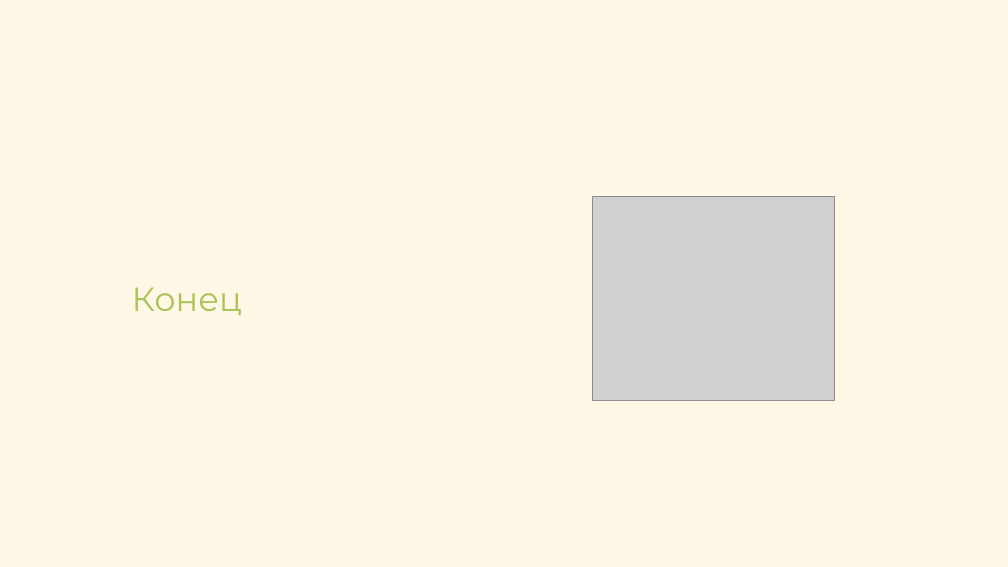
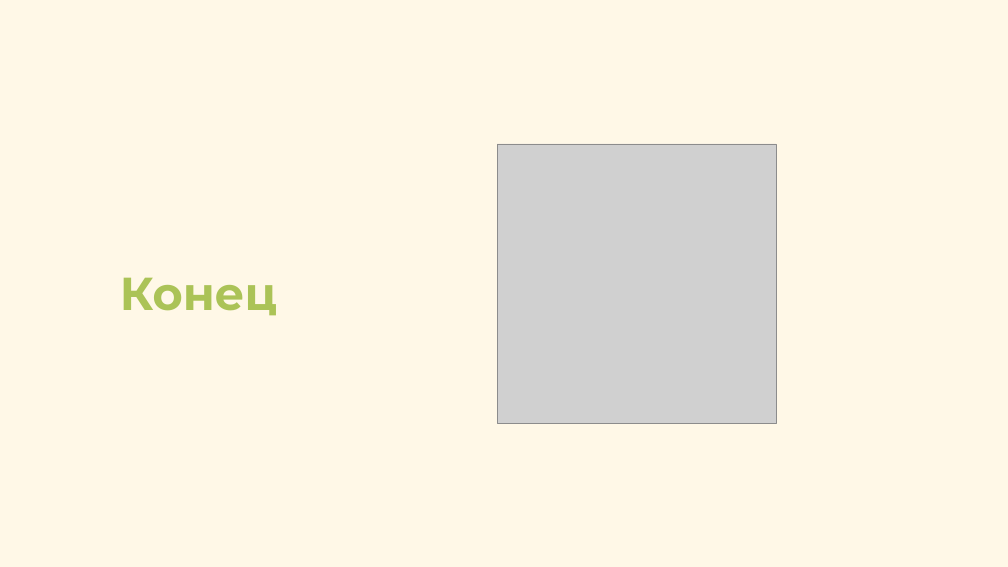
Before and after one commit to AndreiDuvakin/PyGame-Project, a slide deck: slide 12 of documents/Презентация.pptx. Drawn at 1008x567 pixels with LibreOffice and Linux fonts; fonts in the diff are those of the drawing; grey boxes stand for pictures. Boxes give left, top, right and bottom in pixels: in the first picture for what was removed or moved away, otherwise in the second. Text is boxed around its words. In the diff, an @@ line names an element or a change of style, - is before the commit and + after.

```diff
--- a/documents/Презентация.pptx
+++ b/documents/Презентация.pptx
@@ picture added at [498,144,777,423] @@
@@ picture removed at [593,197,835,401] @@
@@ text "Конец": place and size @@
-text "Конец" at [132,287,242,315]
+text "Конец" at [120,277,277,316]
@@ text "Конец" at [120,277,277,316]: size 32 to 44 pt, bold on @@
```
Also in this commit, not shown: 5 other slides changed.
